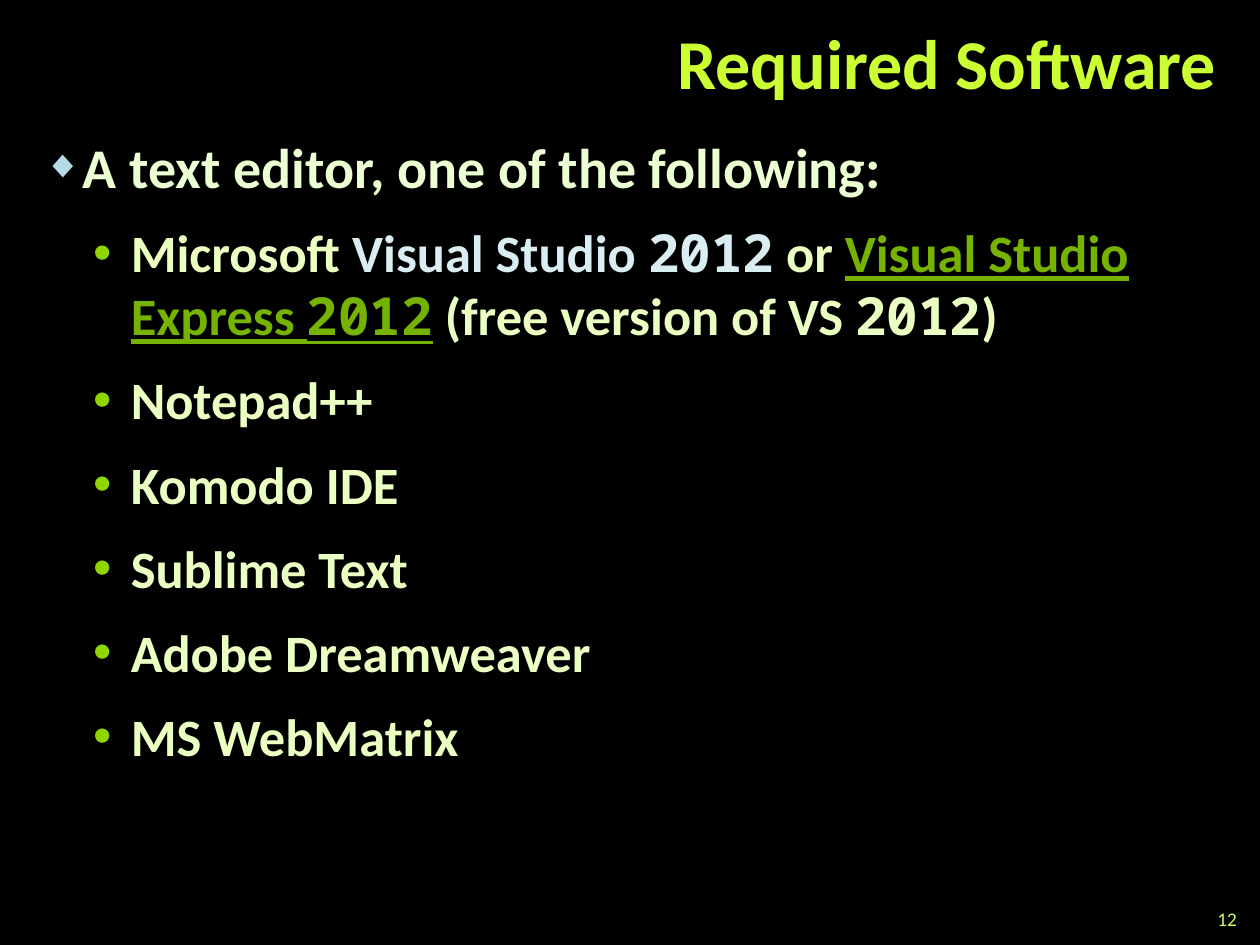
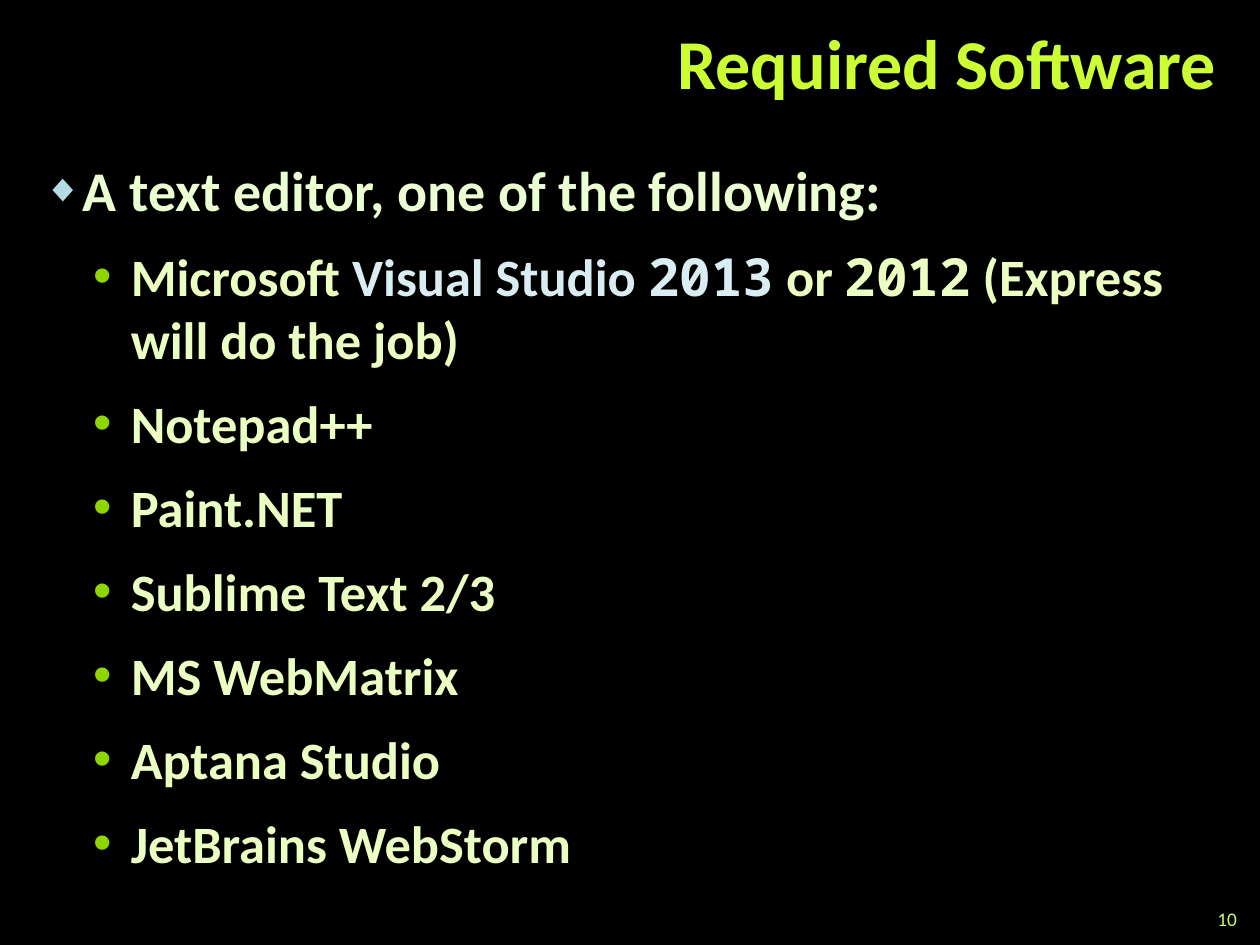
Before and after one commit to StefanSinapov/TelerikAcademy, a slide deck: slide 10 of 5. CSS/Lectures/0. CSS-Course-Introduction.pptx (slide 12 before the commit). Drawn at 1260x945 pixels with LibreOffice and Linux fonts; fonts in the diff are those of the drawing; background and template pictures are left out. Boxes give left, top, right and bottom in pixels: in the first picture for what was removed or moved away, otherwise in the second. Text is boxed around its words. In the diff, an @@ line names an element or a change of style, - is before the commit and + after.

```diff
--- a/5. CSS/Lectures/0. CSS-Course-Introduction.pptx
+++ b/5. CSS/Lectures/0. CSS-Course-Introduction.pptx
@@ text "A text editor, one of ...": place and size @@
-text "A text editor, one of ..." at box(83, 148, 1128, 757)
+text "A text editor, one of ..." at box(83, 171, 1163, 864)
@@ text at box(131, 257, 1163, 368): text changed @@
-  • Microsoft Visual Studio 2012 or Visual Studio Express 2012 (free version of VS 2012)
+  • Microsoft Visual Studio 2013 or 2012 (Express will do the job)
@@ text at box(131, 490, 496, 614): text changed @@
-  • Komodo IDE
-  • Sublime Text
-  • Adobe Dreamweaver
+  • Paint.NET
+  • Sublime Text 2/3
@@ text at box(131, 742, 571, 864): paragraphs added @@
+  • Aptana Studio
+  • JetBrains WebStorm
@@ page number at box(1217, 913, 1236, 926): text changed @@
-12
+10
```
Also in this commit, not shown: 4 other slides changed, 1 slide added, 3 slides removed, 1 other file.
